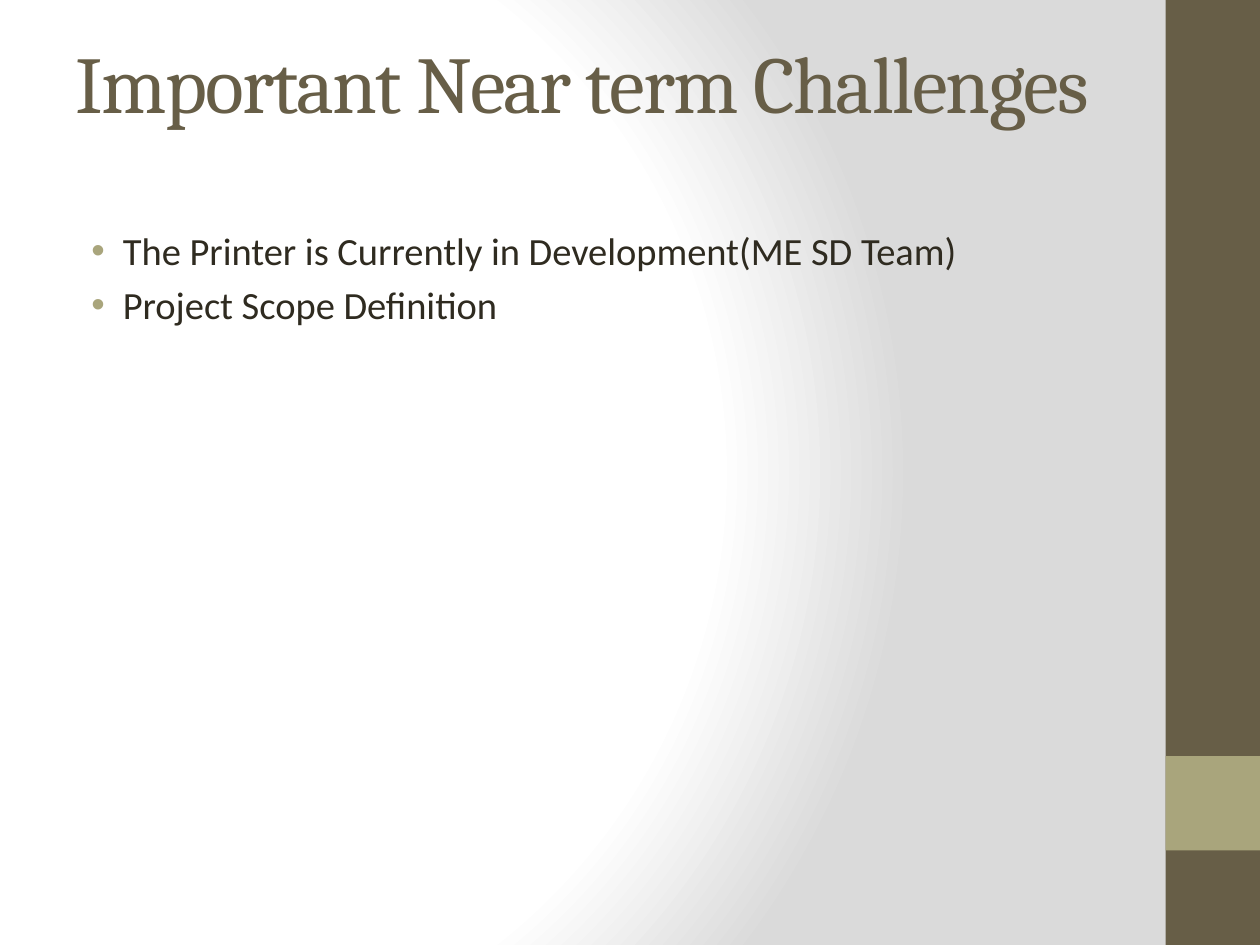
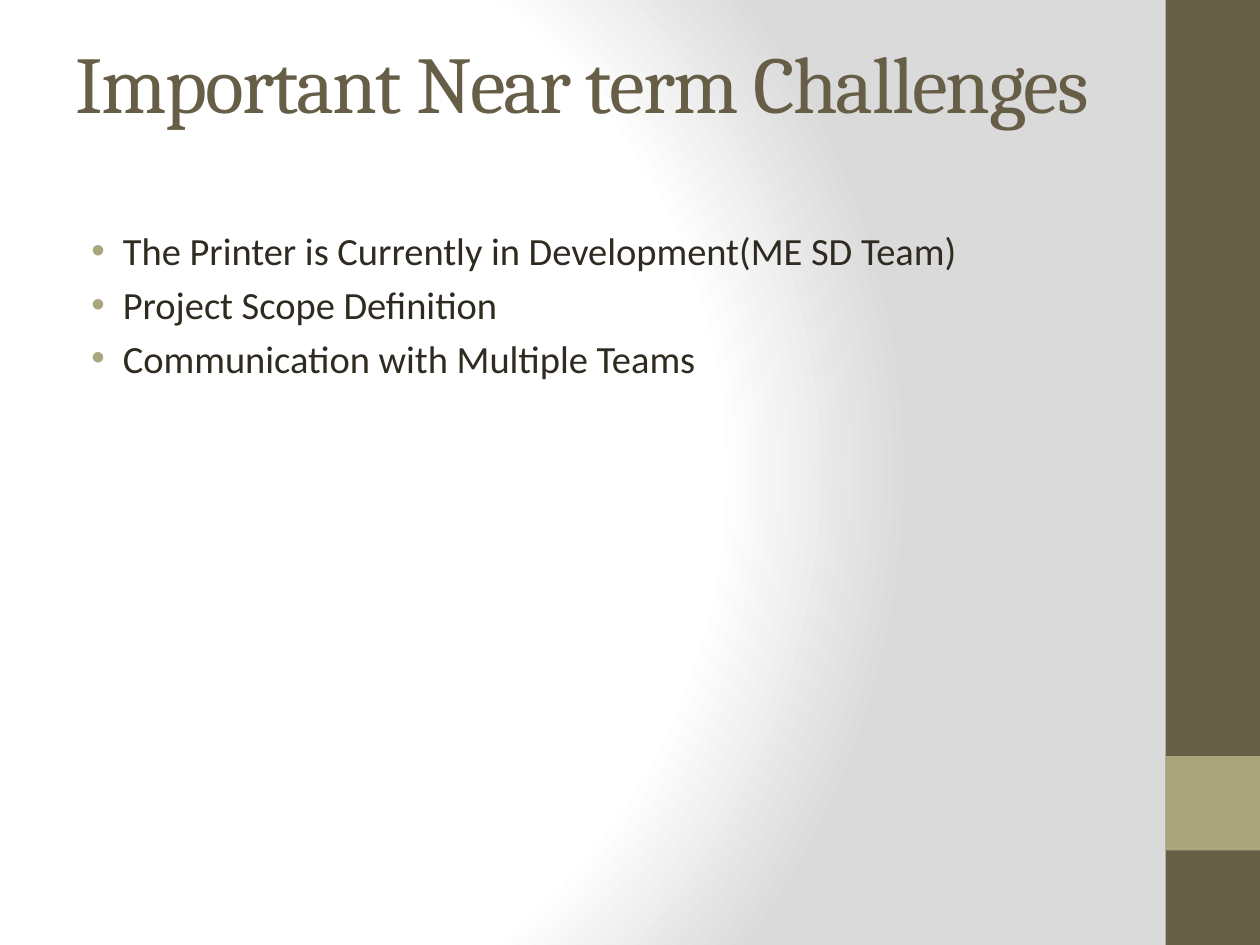
Before and after one commit to qpHalcy0n/SRDesign, a slide deck: slide 6 of Status Updates/2013 09 13.pptx (slide 5 before the commit). Drawn at 1260x945 pixels with LibreOffice and Linux fonts; fonts in the diff are those of the drawing. Boxes give left, top, right and bottom in pixels: in the first picture for what was removed or moved away, otherwise in the second. Text is boxed around its words. In the diff, an @@ line names an element or a change of style, - is before the commit and + after.

```diff
--- a/Status Updates/2013 09 13.pptx
+++ b/Status Updates/2013 09 13.pptx
@@ text at (123, 346, 696, 380): paragraph added @@
+• Communication with Multiple Teams
```
Also in this commit, not shown: 4 other slides changed, 2 slides added.
